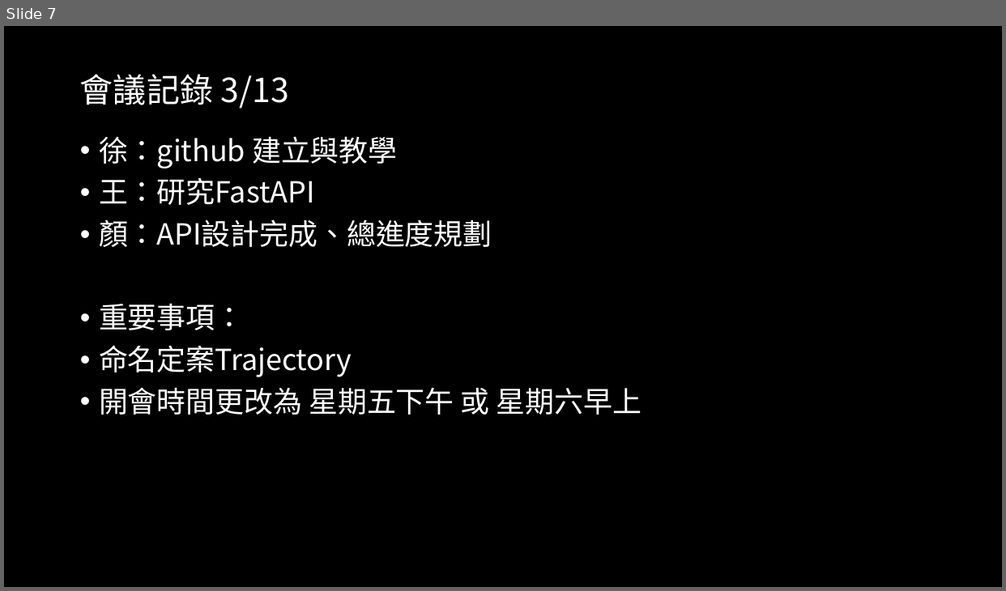
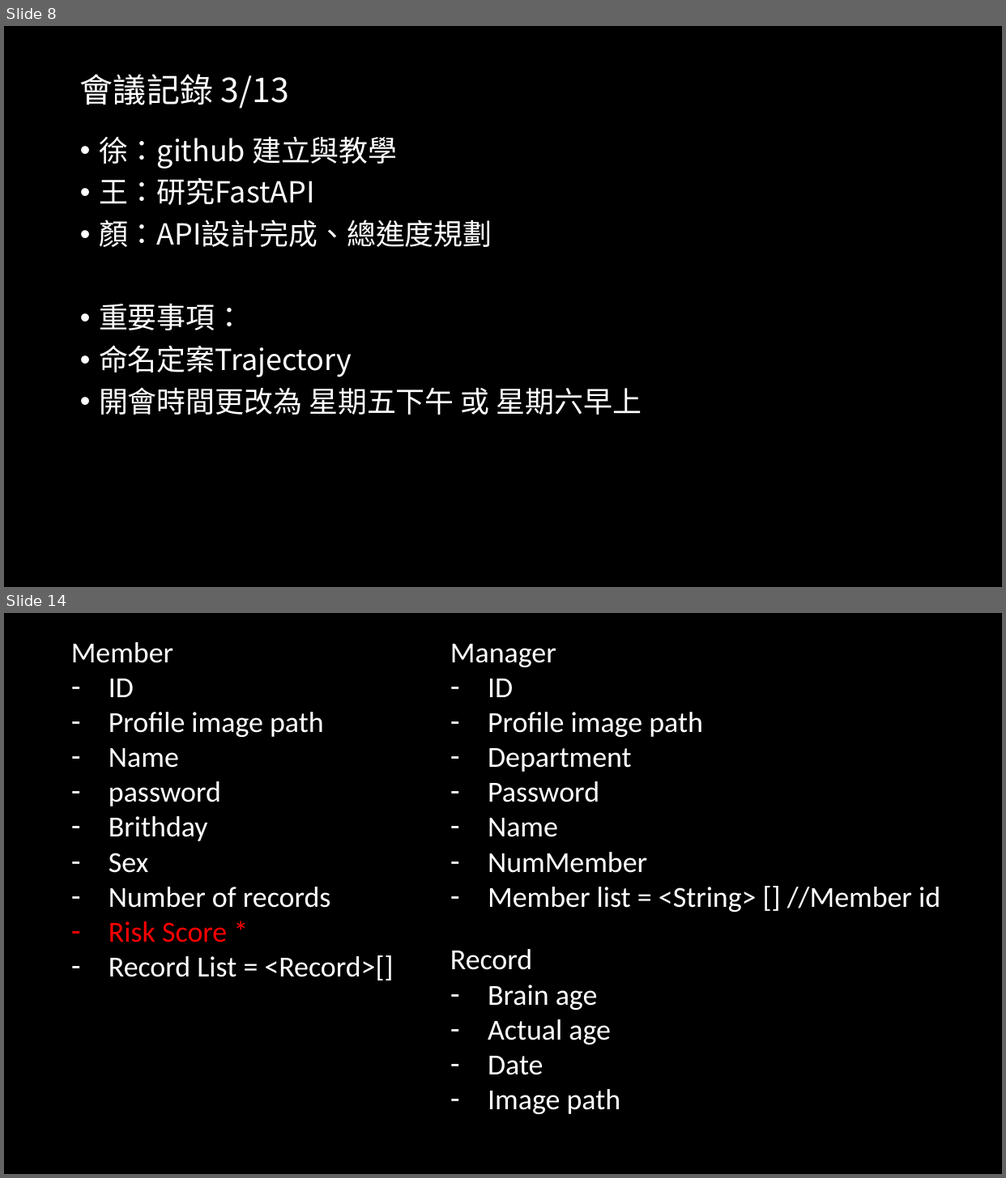
Before and after one commit to 1leo23/Product-packaging, a slide deck: 會議記錄/會議記錄.pptx. Shown one above the other, each under a label of ours: slide 7 before the commit, slides 8 and 14 after it; the slides between them are not shown. The pictures are 1006x591 and 1006x1178 pixels, drawn with LibreOffice and Linux fonts; fonts in the diff are those of the drawing. Boxes give left, top, right and bottom in pixels: in the first picture for what was removed or moved away, otherwise in the second. Text is boxed around its words. In the diff, an @@ line names an element or a change of style, - is before the commit and + after.

```diff
--- a/會議記錄/會議記錄.pptx
+++ b/會議記錄/會議記錄.pptx
@@ slide 14 added at (4, 613, 1002, 1174), background #000000 @@
@@ text added at (71, 642, 394, 981), 28 pt, text #FFFFFF @@
+Member
+– ID
+– Profile image path
+– Name
+– password
+– Brithday
+– Sex
+– Number of records
+– Risk Score *
+– Record List = <Record>[]
@@ text added at (450, 644, 940, 912), 28 pt, text #FFFFFF @@
+Manager
+– ID
+– Profile image path
+– Department
+– Password
+– Name
+– NumMember
+– Member list = <String> [] //Member id
@@ text added at (450, 949, 621, 1114), 28 pt, text #FFFFFF @@
+Record
+– Brain age
+– Actual age
+– Date
+– Image path
@@ what was slide 7 is now slide 8 @@
```
Also in this commit, not shown: 3 slides changed, 5 other slides added.
